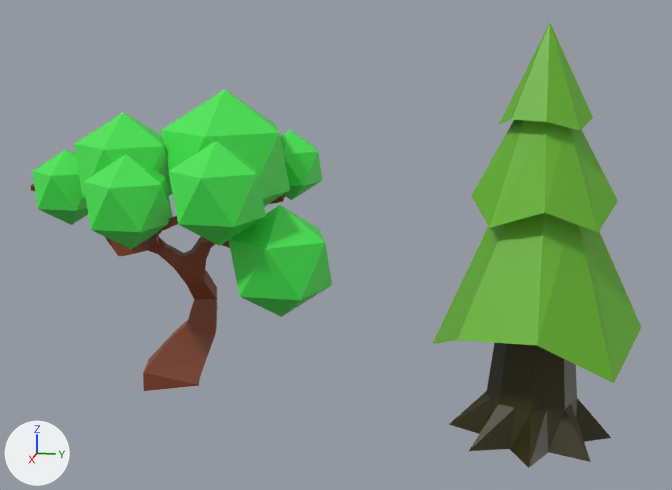
Renders of the Blender file Dominion of Dragons/Assets/visuals/3d_models/tree.blend from each side of a commit.
The view is the same before and after, from a camera (50 mm lens) standing at (11.19, 4.16, 4.67) and looking at (0.04, 1.92, 1.88). The axes (+X, +Y, +Z) are drawn at lower left. The lights are the same throughout. The picture after the commit comes second.
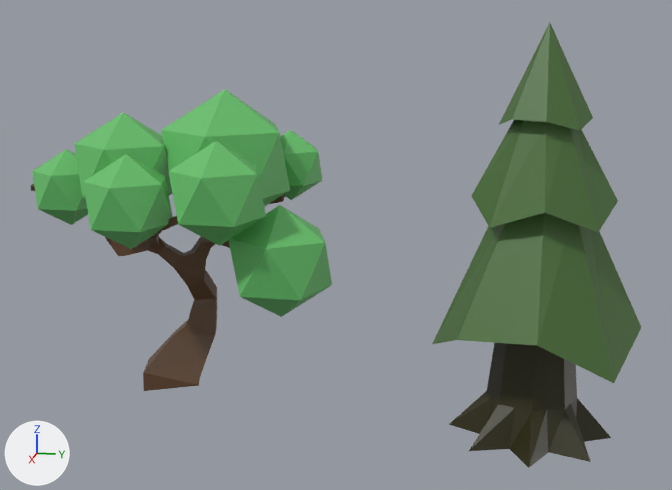
Edits to the bpy script that builds the scene:
```text
Change mat_material_003:
    mat_material_003.base_color: (0.0606, 0.8, 0.0814) -> (0.134, 0.527, 0.146)  # green #46e751 -> green #66c06b
Change mat_material_001:
    mat_material_001.base_color: (0.141, 0.479, 0.0251) -> (0.0697, 0.16, 0.0408)  # green #69b82c -> dark green #4b6f39
```

Pixel boxes (x1, y1, x2, y2) of what changed, in the pictures (672 x 490 px):
'Cylinder', recoloured (green to dark green)
    both: (432, 23, 641, 383)
'Cube', recoloured
    both: (31, 89, 332, 391)
